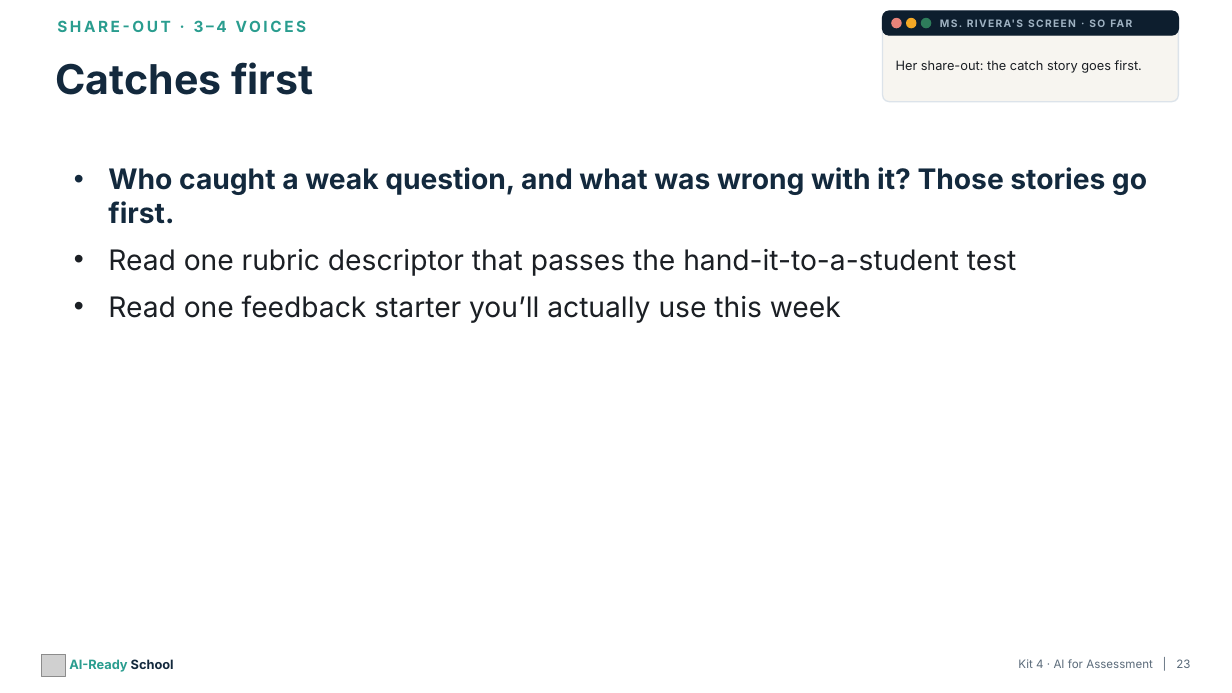
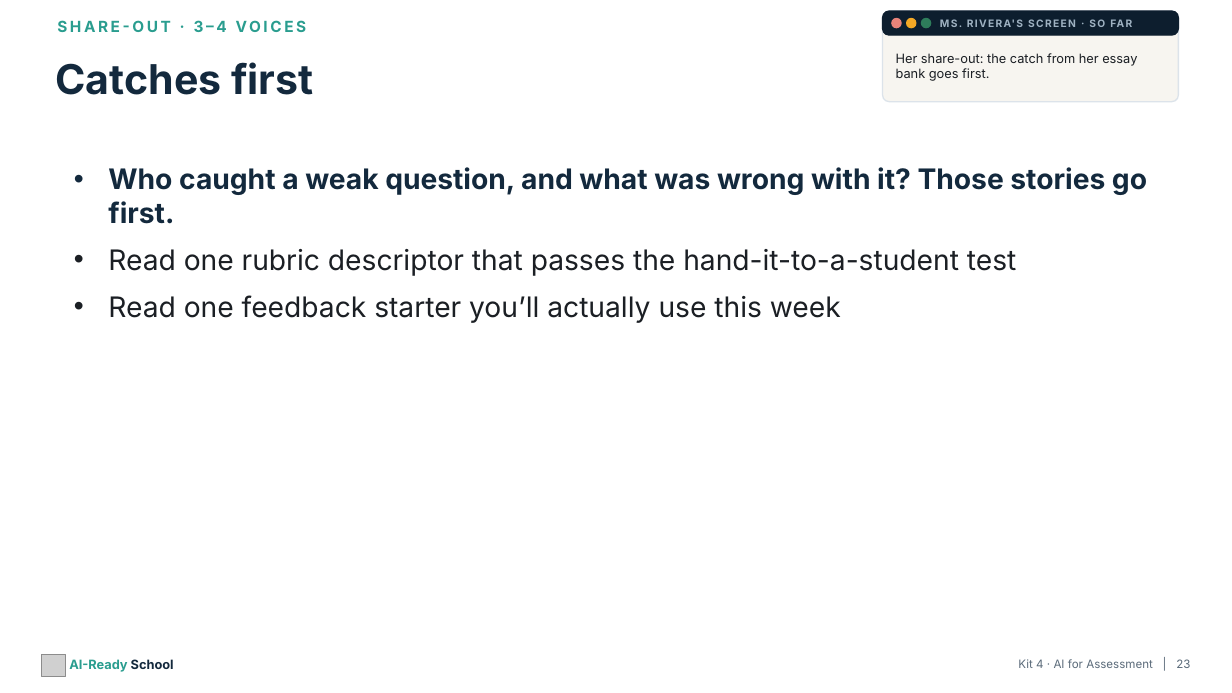
Before and after one commit to aspinozzi1/Ai-School-Ready, a slide deck: slide 23 of kits/kit04/Kit04_PresentationDeck.pptx. Drawn at 1232x693 pixels with LibreOffice and Linux fonts; fonts in the diff are those of the drawing; grey boxes stand for pictures. Boxes give left, top, right and bottom in pixels: in the first picture for what was removed or moved away, otherwise in the second. Text is boxed around its words. In the diff, an @@ line names an element or a change of style, - is before the commit and + after.

```diff
--- a/kits/kit04/Kit04_PresentationDeck.pptx
+++ b/kits/kit04/Kit04_PresentationDeck.pptx
@@ text at box(896, 53, 1137, 81): text changed @@
-Her share-out: the catch story goes first.
+Her share-out: the catch from her essay bank goes first.
```
Also in this commit, not shown: 6 other slides changed, 11 other files.
